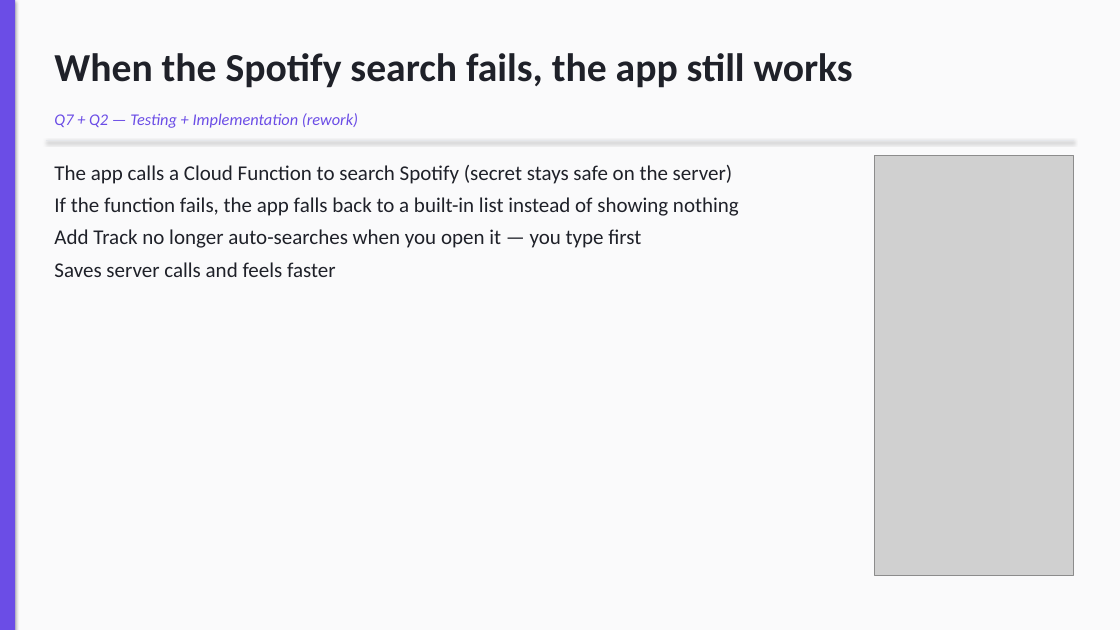
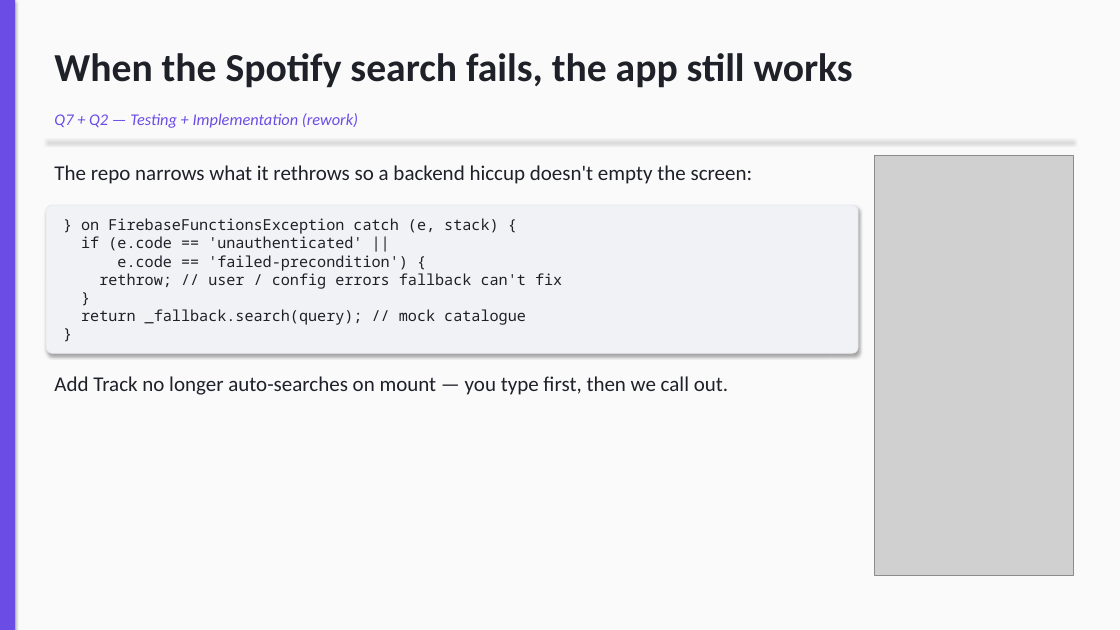
Before and after one commit to Tmaku18/vibzcheck-project2, a slide deck: slide 12 of submission/Vibzcheck_Presentation.pptx. Drawn at 1120x630 pixels with LibreOffice and Linux fonts; fonts in the diff are those of the drawing; grey boxes stand for pictures. Boxes give left, top, right and bottom in pixels: in the first picture for what was removed or moved away, otherwise in the second. Text is boxed around its words. In the diff, an @@ line names an element or a change of style, - is before the commit and + after.

```diff
--- a/submission/Vibzcheck_Presentation.pptx
+++ b/submission/Vibzcheck_Presentation.pptx
@@ text at [54,165,753,184]: text changed @@
-The app calls a Cloud Function to search Spotify (secret stays safe on the server)
-If the function fails, the app falls back to a built-in list instead of showing nothing
-Add Track no longer auto-searches when you open it — you type first
-Saves server calls and feels faster
+The repo narrows what it rethrows so a backend hiccup doesn't empty the screen:
@@ rounded rectangle added at [46,205,859,354], fill #F1F2F6, outline #E5E7EB 0.5 pt, 13 pt, text #1F2129 @@
+} on FirebaseFunctionsException catch (e, stack) {
+if (e.code == 'unauthenticated' ||
+e.code == 'failed-precondition') {
+rethrow; // user / config errors fallback can't fix
+}
+return _fallback.search(query); // mock catalogue
+}
@@ text added at [54,376,728,395], 18 pt, text #1F2129 @@
+Add Track no longer auto-searches on mount — you type first, then we call out.
```
Also in this commit, not shown: 6 other slides changed, 1 slide added, 1 slide removed, 1 other file.
